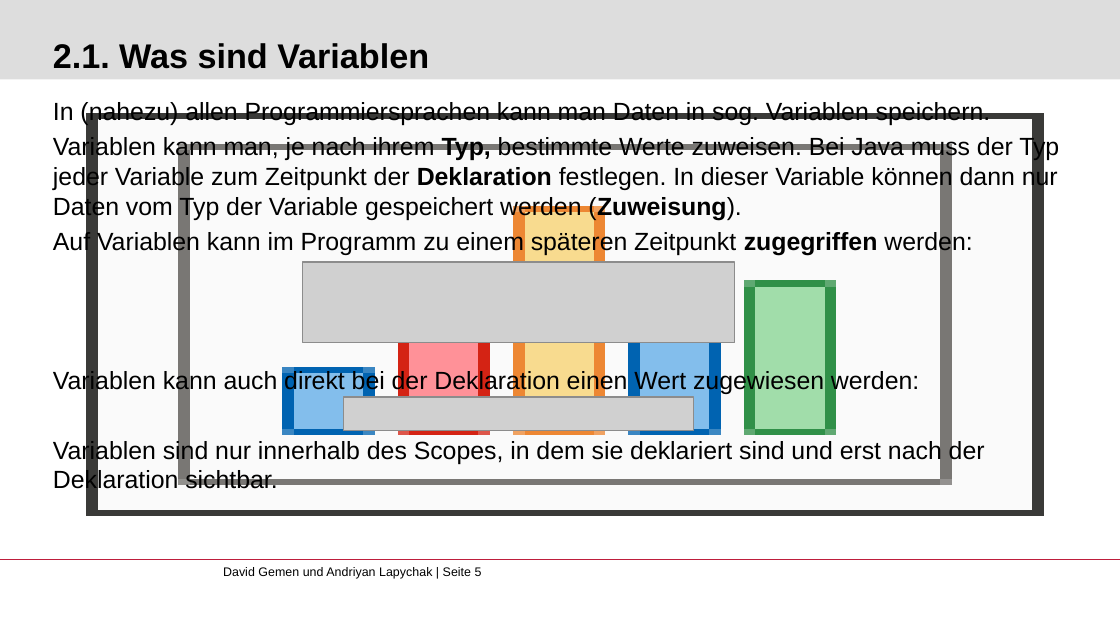
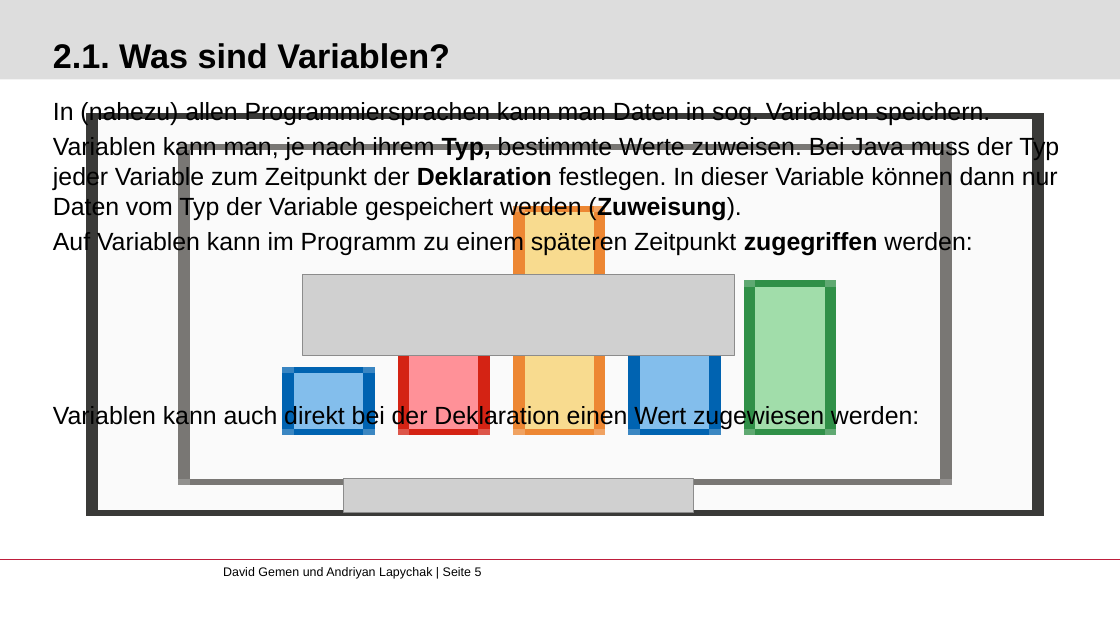
Before and after one commit to gemdav/Programmieren-1-Tutorium, a slide deck: slide 5 of slides/01_first_steps_with_java.pptx. Drawn at 1120x630 pixels with LibreOffice and Linux fonts; fonts in the diff are those of the drawing; grey boxes stand for pictures; background and template pictures are left out. Boxes give left, top, right and bottom in pixels: in the first picture for what was removed or moved away, otherwise in the second. Text is boxed around its words. In the diff, an @@ line names an element or a change of style, - is before the commit and + after.

```diff
--- a/slides/01_first_steps_with_java.pptx
+++ b/slides/01_first_steps_with_java.pptx
@@ title at <box>53,43,450,69</box>: text changed @@
-2.1. Was sind Variablen
+2.1. Was sind Variablen?
@@ picture: place and size @@
-picture at <box>302,262,735,343</box>
+picture at <box>302,274,735,355</box>
@@ text at <box>53,439,985,494</box>: paragraph removed @@
-Variablen sind nur innerhalb des Scopes, in dem sie deklariert sind und erst nach der Deklaration sichtbar.
@@ picture: place and size @@
-picture at <box>344,398,694,431</box>
+picture at <box>344,478,694,512</box>
```
Also in this commit, not shown: 2 other slides changed, 2 slides added, 17 other files.
